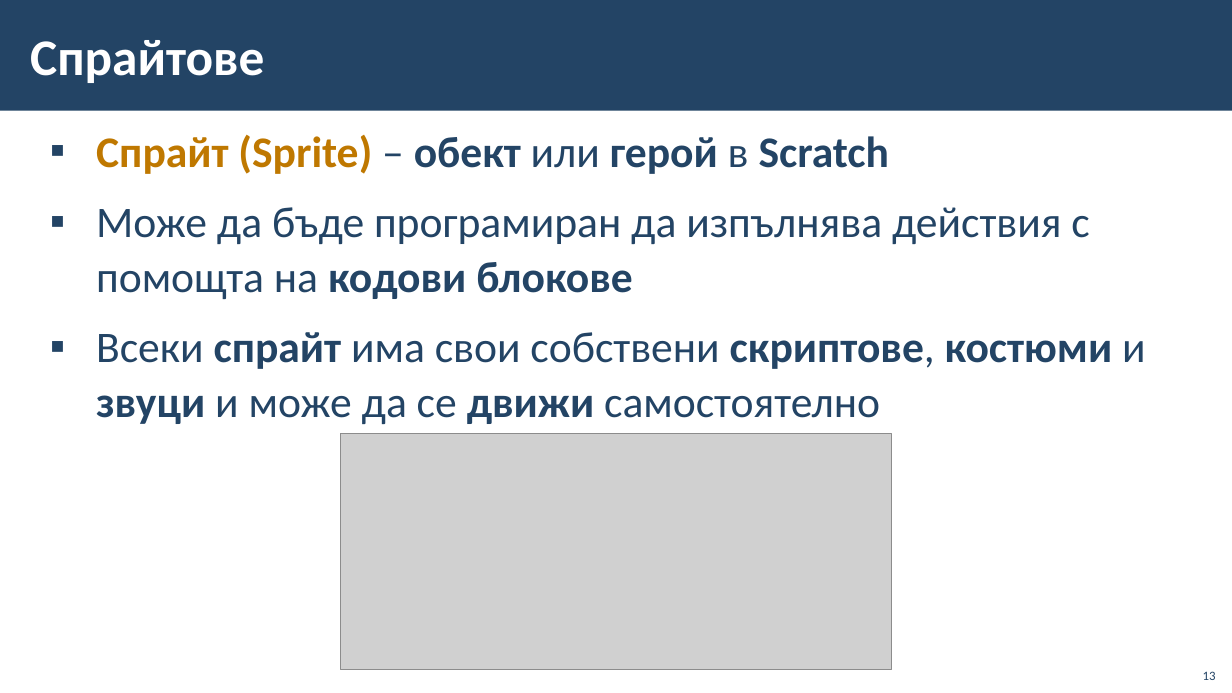
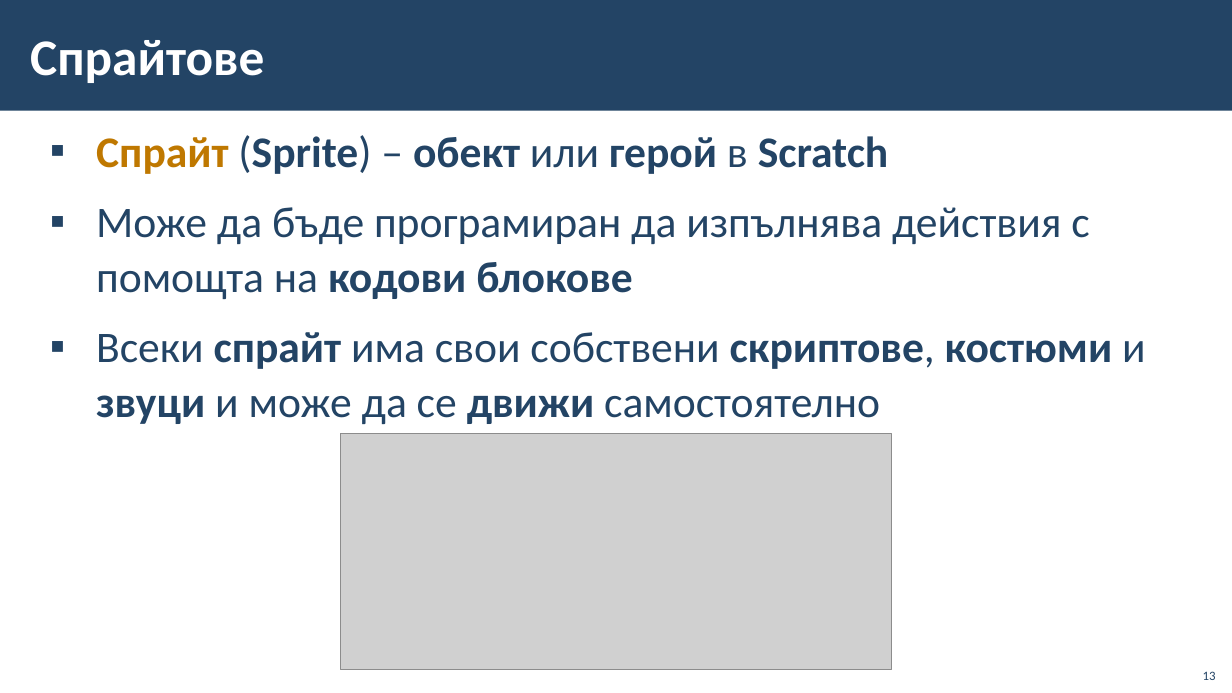
Before and after one commit to BG-IT-Edu/School-Programming, a slide deck: slide 13 of Courses/Computer-Modeling-and-IT/Computer-Modeling-and-IT-5-Class/16-Programming-in-Scratch/16-Programming-in-Scratch.pptx. Drawn at 1232x693 pixels with LibreOffice and Linux fonts; fonts in the diff are those of the drawing; grey boxes stand for pictures; background and template pictures are left out. Boxes give left, top, right and bottom in pixels: in the first picture for what was removed or moved away, otherwise in the second. Text is boxed around its words. In the diff, an @@ line names an element or a change of style, - is before the commit and + after.

```diff
--- a/Courses/Computer-Modeling-and-IT/Computer-Modeling-and-IT-5-Class/16-Programming-in-Scratch/16-Programming-in-Scratch.pptx
+++ b/Courses/Computer-Modeling-and-IT/Computer-Modeling-and-IT-5-Class/16-Programming-in-Scratch/16-Programming-in-Scratch.pptx
@@ text at (96,135,889,174): text colour #BF7800 to #234465, bold off in "(Sprite)" @@
```
Also in this commit, not shown: 3 other slides changed.
